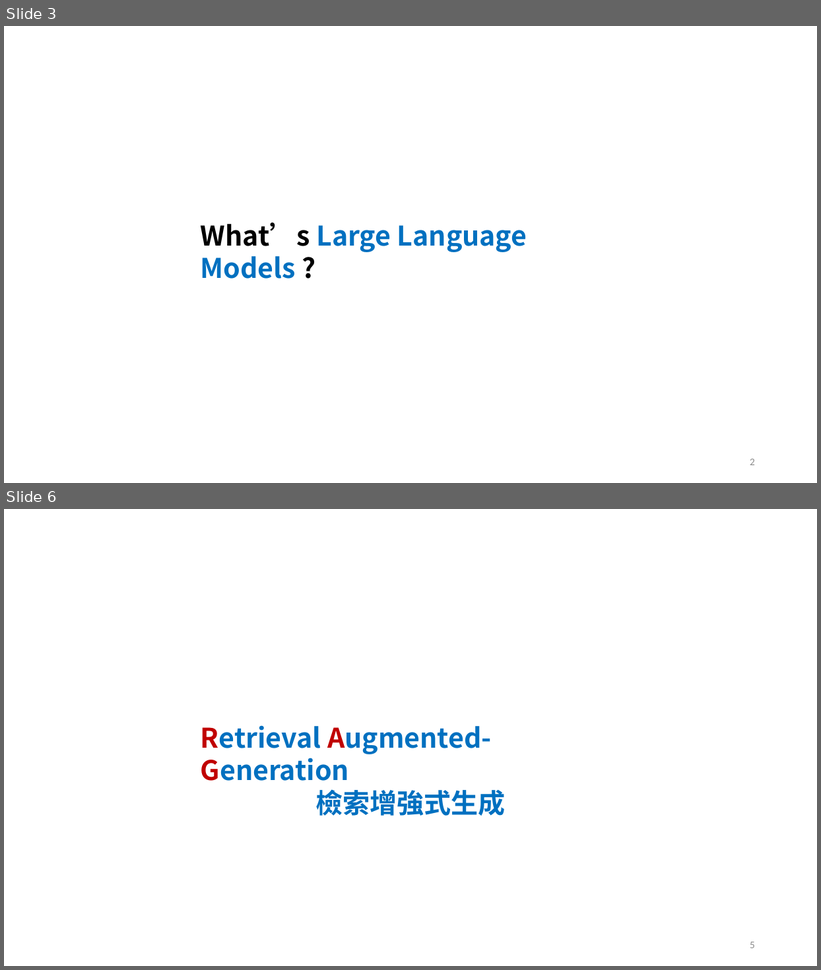
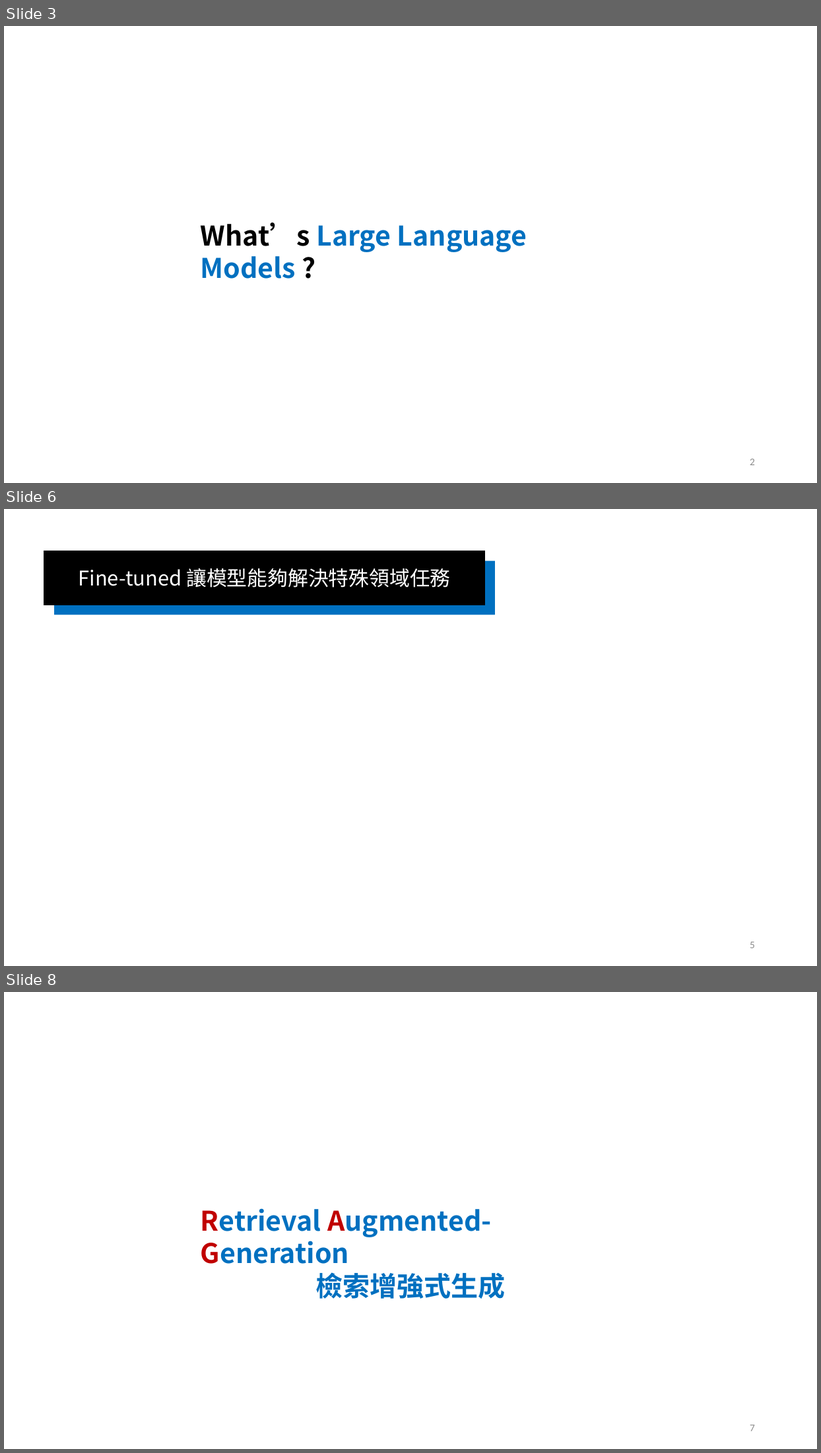
Before and after one commit to cathayins/llama_club, a slide deck: R1/R1.pptx. Shown one above the other, each under a label of ours: slides 3 and 6 before the commit, slides 3, 6 and 8 after it; the slides between them are not shown. The pictures are 821x970 and 821x1453 pixels, drawn with LibreOffice and Linux fonts; fonts in the diff are those of the drawing. Boxes give left, top, right and bottom in pixels: in the first picture for what was removed or moved away, otherwise in the second. Text is boxed around its words. In the diff, an @@ line names an element or a change of style, - is before the commit and + after.

```diff
--- a/R1/R1.pptx
+++ b/R1/R1.pptx
@@ slide 6 added at bbox=[4, 509, 817, 966], background #FFFFFF @@
@@ rectangle added at bbox=[44, 551, 485, 605], fill #000000, outline #000000 1 pt, 24 pt, text #FFFFFF @@
+Fine-tuned 讓模型能夠解決特殊領域任務
@@ rectangle added at bbox=[54, 561, 495, 615], fill #0070C0 @@
@@ page number added at bbox=[750, 942, 755, 949], 12 pt, text #8C8C8C @@
+5
@@ what was slide 6 is now slide 8 @@
@@ page number at bbox=[750, 1425, 755, 1432]: text changed @@
-5
+7
```
Also in this commit, not shown: 7 slides changed, 2 other slides added.
